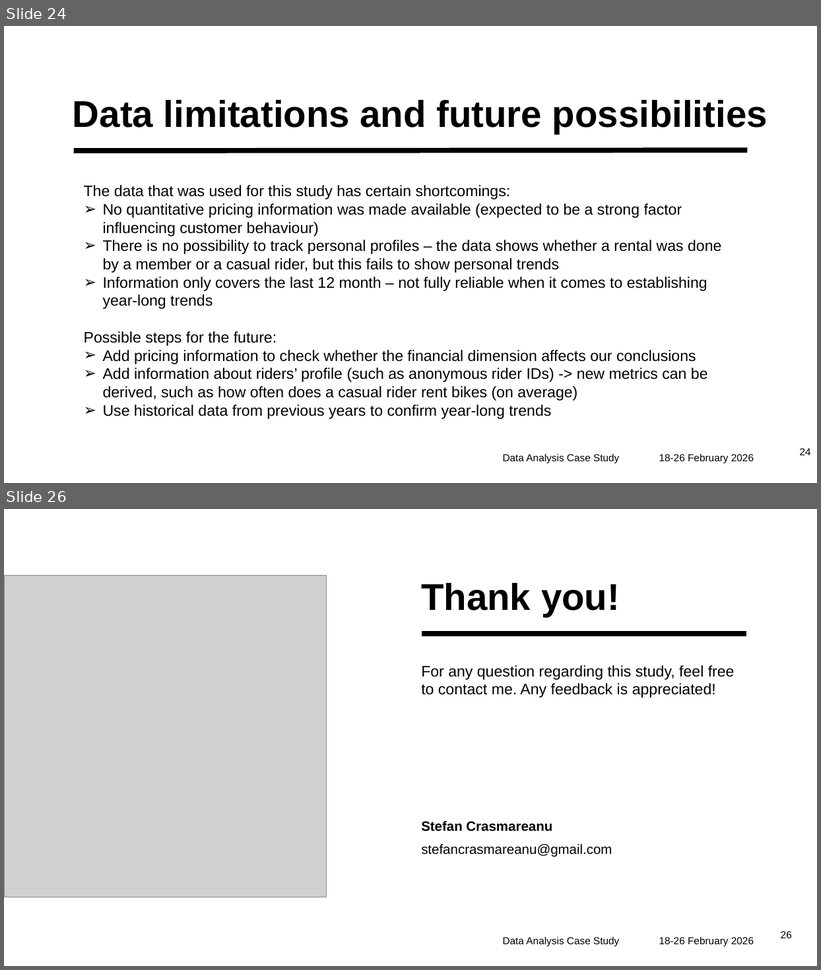
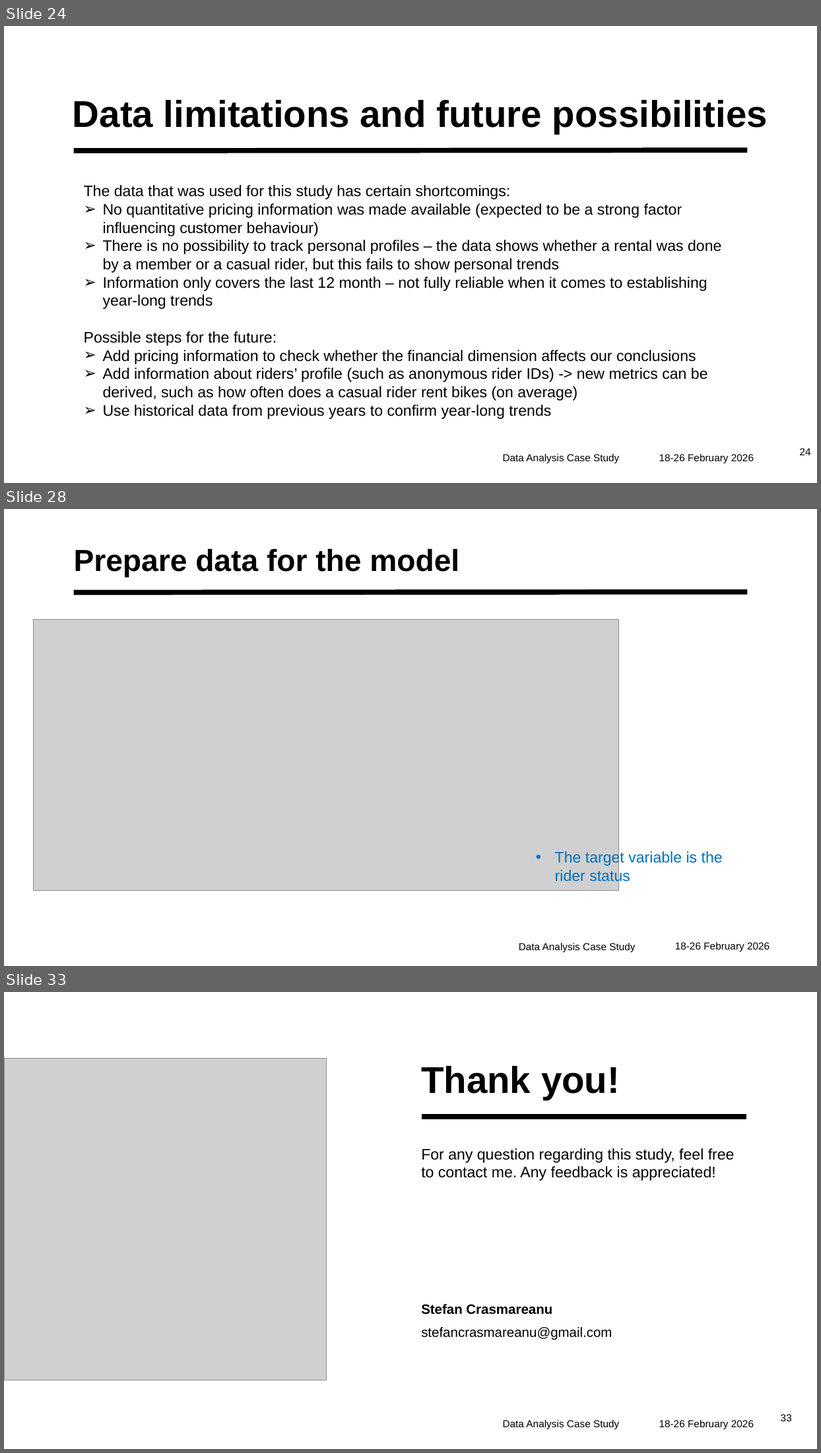
Before and after one commit to stefancrasmareanu-a11y/Case_study_bike_sharing_company, a slide deck: CaseStudy_Data_analysis_for_bike_sharing_company.pptx. Shown one above the other, each under a label of ours: slides 24 and 26 before the commit, slides 24, 28 and 33 after it; the slides between them are not shown. The pictures are 821x970 and 821x1453 pixels, drawn with LibreOffice and Linux fonts; fonts in the diff are those of the drawing; grey boxes stand for pictures. Boxes give left, top, right and bottom in pixels: in the first picture for what was removed or moved away, otherwise in the second. Text is boxed around its words. In the diff, an @@ line names an element or a change of style, - is before the commit and + after.

```diff
--- a/CaseStudy_Data_analysis_for_bike_sharing_company.pptx
+++ b/CaseStudy_Data_analysis_for_bike_sharing_company.pptx
@@ slide 28 added at bbox=[4, 509, 817, 966], background #FFFFFF @@
@@ title added at bbox=[74, 549, 459, 578], 36 pt, text #000000, bold @@
+Prepare data for the model
@@ line added from (73, 593) to (748, 592), #000000 6 pt @@
@@ picture added at bbox=[33, 620, 620, 891] @@
@@ text added at bbox=[555, 851, 723, 885], 18 pt, text #0070C0 @@
+• The target variable is the rider status
@@ text added at bbox=[519, 943, 635, 953], 12 pt, text #000000 @@
+Data Analysis Case Study
@@ text added at bbox=[675, 943, 770, 953], 12 pt, text #000000 @@
+18-26 February 2026
@@ what was slide 26 is now slide 33 @@
@@ page number at bbox=[781, 1414, 792, 1422]: text changed @@
-26
+33
```
Also in this commit, not shown: 2 slides changed, 6 other slides added.
